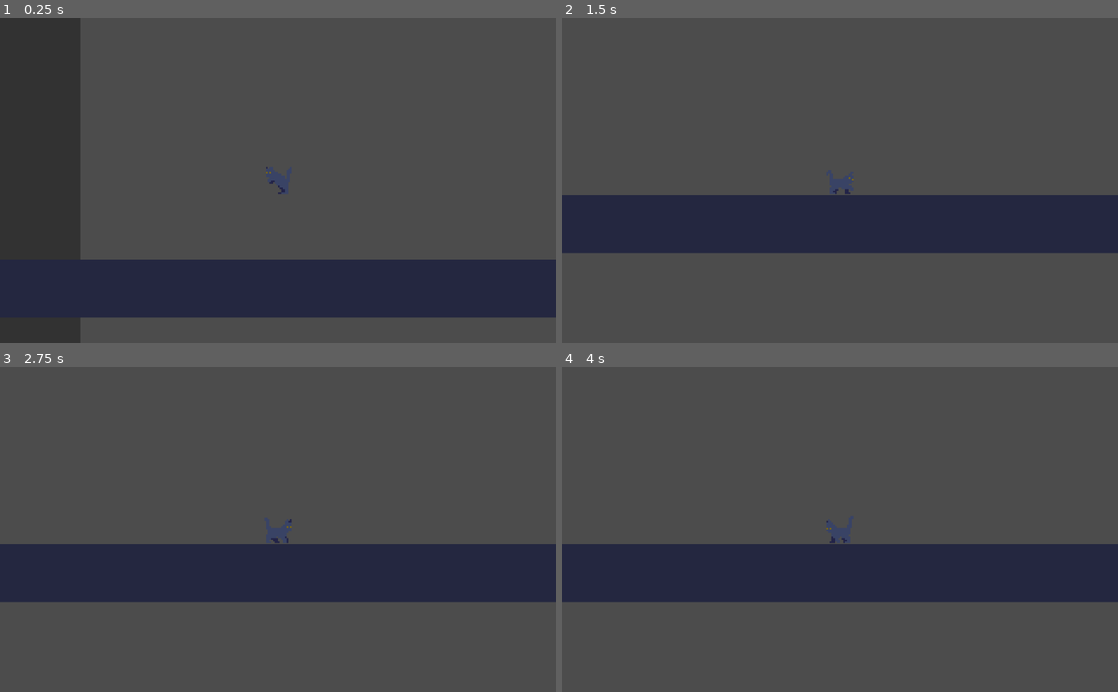
Above: before the commit, frames 1-4 (two rows, left to right).
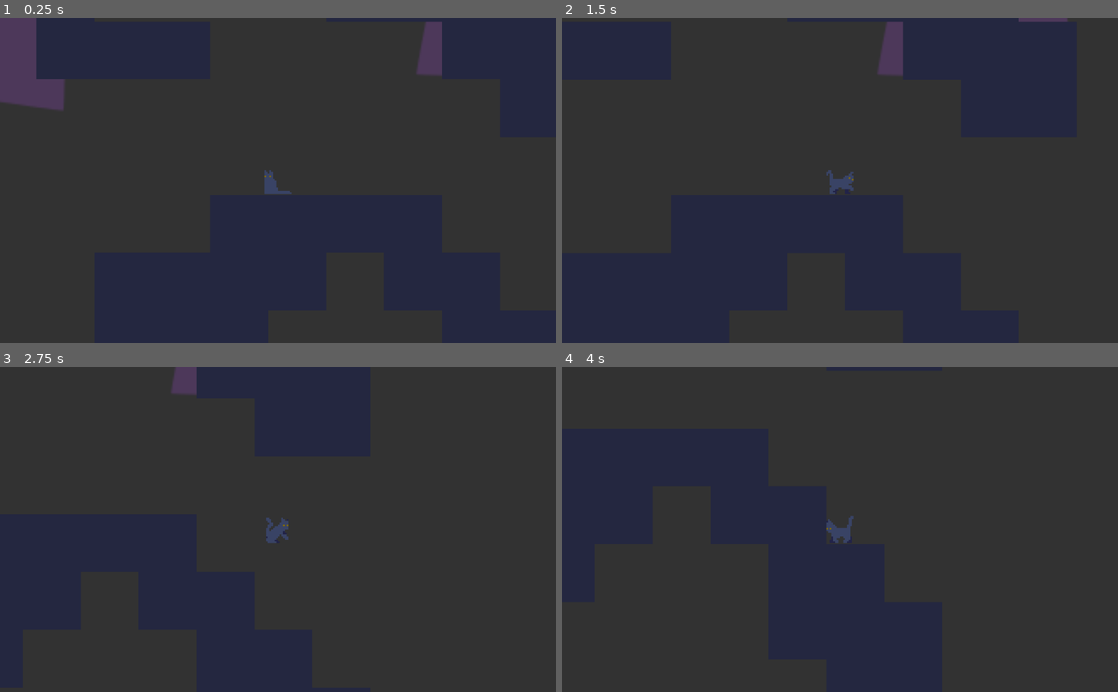
Above: after the commit, the same moments.

Repository: Maloherve/Out-of-the-Box
Game: Godot game, scene res://scenes/Main.tscn
Two runs of this game, one before a commit and one after it. Both use one fixed random seed, a clock stepped at 60 frames per second and the inputs below.
Inputs:
- Up to frame 1 (0.25 s): no input
- Up to frame 2 (1.5 s): hold Right (ui_right) 0.53-1.28 s; hold Down (ui_down) from 1.28 s (still down)
- Up to frame 3 (2.75 s): release Down (ui_down) at 2.03 s; hold Right (ui_right) from 2.03 s (still down)
- Up to frame 4 (4 s): release Right (ui_right) at 2.78 s; hold Up (ui_up) 2.78-3.53 s; hold Left (ui_left) from 3.53 s (still down)

The runs differ from the first frame. In frame 1, 72% of the frame differs, in the area x 0-100%, y 0-100%; in frame 2, 81%; in frame 3, 82%; in frame 4, 82%.

Commit message:
added objectives

Diff:
--- a/WarmUp/scenes/Main.tscn
+++ b/WarmUp/scenes/Main.tscn
@@ -1,12 +1,20 @@
-[gd_scene load_steps=9 format=2]
+[gd_scene load_steps=13 format=2]
 
 [ext_resource path="res://assets/Background/SkyLine.png" type="Texture" id=1]
 [ext_resource path="res://assets/Tilesets/Floor.tres" type="TileSet" id=2]
 [ext_resource path="res://scenes/Player.tscn" type="PackedScene" id=3]
 [ext_resource path="res://scripts/Main.gd" type="Script" id=4]
 [ext_resource path="res://scripts/Fonction_Onde.gd" type="Script" id=5]
+[ext_resource path="res://assets/Environment/box.png" type="Texture" id=6]
 [ext_resource path="res://scripts/InfoScreen.gd" type="Script" id=7]
 [ext_resource path="res://assets/Fonts/abel-regular.ttf" type="DynamicFontData" id=8]
+[ext_resource path="res://scripts/Objectif.gd" type="Script" id=9]
+
+[sub_resource type="RectangleShape2D" id=2]
+extents = Vector2( 9, 9 )
+
+[sub_resource type="RectangleShape2D" id=3]
+extents = Vector2( 8, 8 )
 
 [sub_resource type="DynamicFont" id=1]
 size = 10
@@ -23,24 +31,48 @@
 }
 
 [node name="Background" type="Node2D" parent="World"]
-position = Vector2( -8.77826, 0 )
 
 [node name="SkyLine" type="Sprite" parent="World/Background"]
 position = Vector2( 389.628, 254.87 )
 scale = Vector2( 0.897722, 0.975866 )
 texture = ExtResource( 1 )
 
-[node name="TileMap" type="TileMap" parent="World"]
-position = Vector2( 0, 2 )
+[node name="Obstacles" type="TileMap" parent="World"]
 tile_set = ExtResource( 2 )
 cell_size = Vector2( 32, 32 )
 collision_layer = 2
 collision_mask = 0
 format = 1
-tile_data = PoolIntArray( 131074, 0, 0, 131075, 0, 0, 196608 …(1086 unchanged characters)… 10612736, 0, 655360, 1610612736, 0, 655383, -1073741824, 0, 720896, 1610612736,  …(2160 unchanged characters)…
+tile_data = PoolIntArray( 131074, 0, 0, 131075, 0, 0, 196608 …(1086 unchanged characters)… 10612736, 0, 655360, 1610612736, 0, 655374, -1610612735, 0, 655383, -1073741824, 0, 720896, 1610612736,  …(2160 unchanged characters)…
+
+[node name="Objectif" type="RigidBody2D" parent="World"]
+position = Vector2( 674.171, 117.098 )
+collision_layer = 2
+collision_mask = 2
+mass = 83.56
+script = ExtResource( 9 )
+__meta__ = {
+"_edit_group_": true
+}
+
+[node name="Area2D" type="Area2D" parent="World/Objectif"]
+collision_layer = 0
+collision_mask = 4
+
+[node name="Sprite" type="Sprite" parent="World/Objectif/Area2D"]
+texture = ExtResource( 6 )
+
+[node name="CollisionShape2D" type="CollisionShape2D" parent="World/Objectif/Area2D"]
+visible = false
+light_mask = 0
+shape = SubResource( 2 )
+
+[node name="CollisionShape2D" type="CollisionShape2D" parent="World/Objectif"]
+shape = SubResource( 3 )
 
 [node name="Player" parent="." instance=ExtResource( 3 )]
-position = Vector2( 994.019, 481.268 )
+light_mask = 0
+position = Vector2( 421.445, 333.207 )
 collision_layer = 4
 collision_mask = 2
 cat = true
--- a/WarmUp/scenes/Player.tscn
+++ b/WarmUp/scenes/Player.tscn
@@ -157,7 +157,6 @@
 
 [node name="Player" type="KinematicBody2D"]
 light_mask = 2
-position = Vector2( 102.736, 64.027 )
 script = ExtResource( 2 )
 
 [node name="AnimatedSprite_Cat" type="AnimatedSprite" parent="."]
--- /dev/null
+++ b/WarmUp/scripts/Objectif.gd
@@ -0,0 +1,16 @@
+extends RigidBody2D
+
+
+# Declare member variables here. Examples:
+# var a = 2
+# var b = "text"
+
+
+# Called when the node enters the scene tree for the first time.
+func _ready():
+	$Area2D.connect("body_entered", self, "on_Area2D_body_entered");
+	pass # Replace with function body.
+
+
+func on_Area2D_body_entered(body):
+	print("tut")
Binary file added: WarmUp/assets/Environment/box.png
Not shown, added: WarmUp/assets/Environment/box.png.import
